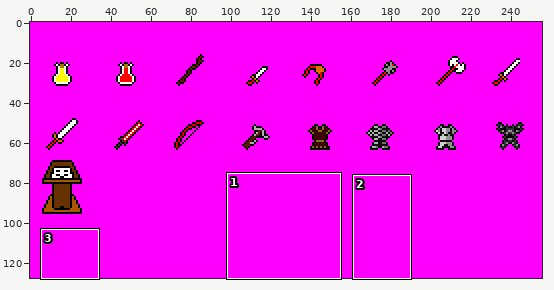
File history of a sprite sheet, web/img/texItems.png. Above, an overview of the earlier version with the close-up marked.
Close-up. First the earlier version:
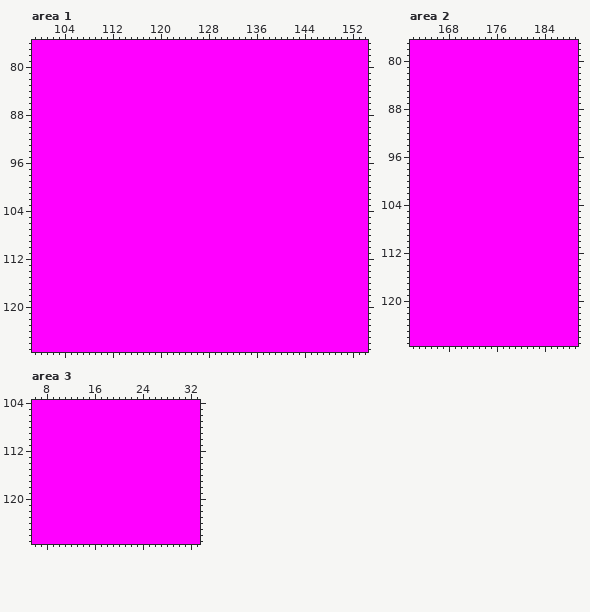
The file is 256x128 pixels. Shown: area 1: x 99..154, y 76..127; area 2: x 162..189, y 77..127; area 3: x 6..33, y 104..127. The commit also changed other parts of the picture, which this record leaves out.
And afterwards:
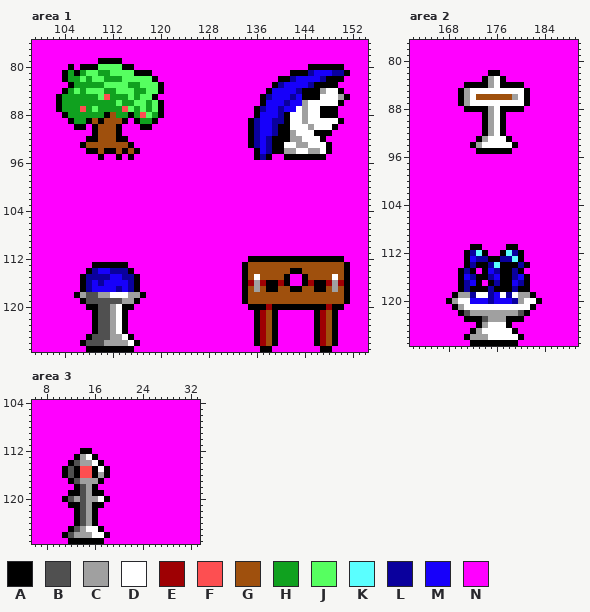
Palette (. is transparent): A #000000  B #505050  C #a0a0a0  D #ffffff  E #9e0003  F #fd4f51  G #9f500d  H #10a11f  J #56ff60  K #5affff  L #0a009d  M #1700fa  N #ff00ff
Edits made:
Changed rows in their new state; - is an unchanged pixel.
Area 1:
first column x 103:
 79 -------AAAA--------------------------------------
 80 --A-AAAJJJJAA-----------------------------AAAAAA-
 81 -AHAHJJHHJJJJAAA-----------------------AAALMMMLLA
 82 -AHHJHJJHHHJJJJJA--------------------AALMMMMLAAA-
 83 --AHHHHHJJJJHHJJJA------------------ALMMMMLAAAA--
 84 -AHJHJJJHHJJJHHJJA-----------------AMMMMLAAACDDA-
 85 AHHHHHHJFHHHJHJJA-----------------ALMMMLMAAADDDCA
 86 AHHHHHHHHHJHHJJHJA----------------AMMMLMMCDDDDDA-
 87 AHHHFHJHHHHFJHJHJA---------------ALMMLMMDCDDAAA--
 88 -AHHHHHHAGHHAHFJHA---------------AMMMLADDCDDAAA--
 89 --AHHAGAGGGA-AHHA---------------ALMMLLADDCDDDDDA-
 90 ---AA-AGGGA---AA----------------ALMMLAADDDCDDDA--
 91 ------AGGGA---------------------ALMMLAACDDDAAA---
 92 -----AAGGGAA--------------------ALMLAAACCDDDA----
 93 ----AGGGGGGGA-------------------ALMLAADDCCDDDA---
 94 -----AAGAAGAGA-------------------AMLAACCDDCCDA---
 95 -------A--A-A--------------------ALA--AAAAAAA----
first column x 106:
112 -----------------------------AAAAAAAAAAAAAAAA-
113 ---AAAAAA-------------------AGGGGGGGGGGGGGGGGA
114 --ALMMLLLA------------------AGGGGGGGAAGGGGGGGA
115 -ALLLLMMLLA-----------------AGDGGGGA--AGGGGDGA
116 -ALMLMMMMLA-----------------AECEAAEA--AEAAECEA
117 -ALMMMMLMLA-----------------AGCGAAGGAAGGAAGCGA
118 ACBBCCDDDCCA----------------AGGGGGGGGGGGGGGGGA
119 -ABBBBBBCCA-----------------AGGGGGGGGGGGGGGGGA
120 --AABBCDAA-------------------AAAEAAAAAAAAAEAA-
121 ---ABBCDA---------------------AEGA------AEGA--
122 ---ABBCDA---------------------AEGA------AEGA--
123 ---ABBCDA---------------------AEGA------AEGA--
124 ---ABBCDA---------------------AEGA------AEGA--
125 --ABBBCCDA--------------------AEGA------AEGA--
126 -ABBBCCCCDA-------------------AEGA------AEGA--
127 --AAAAAAAA---------------------AA--------AA---
Area 2:
first column x 170:
 82 -----AA-----
 83 ----ACDA----
 84 -AAAACDAAAA-
 85 ACDDDDDDDDDA
 86 ACDGGGGGGCDA
 87 ACDDDDDDDDDA
 88 -AAAACDAAAA-
 89 ----ACDA----
 90 ----ACDA----
 91 ----ACDA----
 92 ----ACDA----
 93 ---ACDDDA---
 94 --ACDDDDDA--
 95 ---AAAAAA---
first column x 168:
111 ----AA----AA----
112 ---ALKA--AKLA---
113 ---AMLLAALLKA---
114 ---ALAALKAAALA--
115 --ALA-AMLAALA---
116 --AMLAALMAALMA--
117 --ALMA-ALAAMLA--
118 --ALAAALAAALAA--
119 -ACCLDDLMDLDCCA-
120 ACDDMMMLMMMLCDDA
121 -ACDDDDDDDDDDDA-
122 --ABCCCCCCCCBA--
123 ---AAABCCCAAA---
124 -----ACDDDA-----
125 ----ACDDDDDA----
126 ---ACCCDDDDDA---
127 ----AAAAAAAA----
Area 3:
first column x 11:
112 ---AA---
113 --ACDA--
114 -ABCCDA-
115 ABAFFADA
116 ABAFFACA
117 -ABCCCA-
118 --ABCA--
119 -AABCAA-
120 ABCBCCDA
121 -AABCAA-
122 --ABCA--
123 --ABCA--
124 --ABCA--
125 -ABCDDA-
126 ABCCCDDA
127 -AAAAAA-
Changed places in both close-ups, as pixel boxes (x1, y1, x2, y2):
changed: (56, 58, 164, 160)
changed: (248, 64, 350, 160)
changed: (242, 256, 350, 352)
changed: (74, 262, 146, 352)
changed: (458, 70, 530, 154)
changed: (446, 244, 542, 346)
changed: (62, 448, 110, 544)
